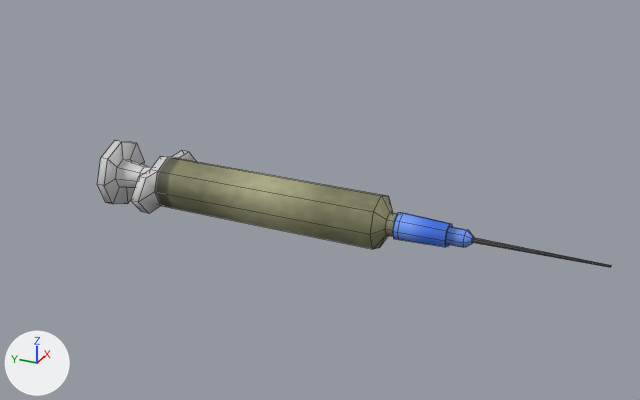
The FBX model Medications Against Misery/media/models_X/WorldItems/SyringeRedo.fbx, before and after one commit.
One viewpoint serves both versions: a 50 mm lens placed at (-0.002444, -0.001187, 0.001385), pointed at (0.000044, -0.000068, 0.00014). Lighting does not change. The marker at lower left points along +X, +Y and +Z. Mesh edges are drawn as thin lines.
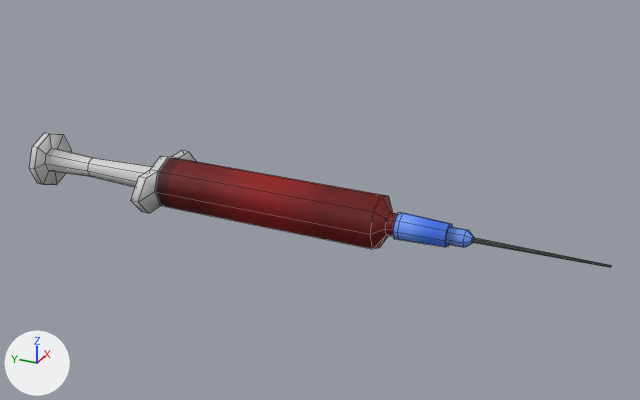
Where the change shows, as pixel boxes [x1, y1, x2, y2] in the pictures (640 x 400 px; the box of a moved part takes in the faces that stretch with it):
```json
{"object": "Cylinder", "change": "surface changed, reshaped", "before": [97, 140, 611, 267], "after": [29, 133, 611, 267], "on screen": "yellow to red, 13% wider"}
{"part": 1, "of": "me_cylinder", "change": "moved or reshaped", "before": [97, 140, 152, 204], "after": [29, 133, 153, 187]}
```

Scene script edits in JSON lines:
```json
{"op": "add", "block": "img_syringered_png", "code": ["img_syringered_png = load_image('SyringeRed.png', '../../textures/WorldItems/SyringeRed.png', 128, 128, 'sRGB')"]}
{"op": "set", "path": "mat_material_001.texture", "old": "img_syringebrow_png", "new": "img_syringered_png"}
{"block": "me_cylinder", "where": "# used by ob_cylinder; location = (0.0, 0.0, 0.0)"}
{"op": "remove", "block": "me_cylinder", "code": "me_cylinder.from_pydata(...)  # 164 vertices, 158 faces; spans x -0.00019..0.00019, y -0.00102..0.00073, z 0.0..0.00025"}
{"op": "add", "block": "me_cylinder", "code": "me_cylinder.from_pydata(...)  # 164 vertices, 158 faces; spans x -0.00019..0.00019, y -0.00102..0.00105, z 0.00002..0.00023"}
{"block": "me_cylinder", "change": "me_cylinder part 1: 32 of 164 vertices moved; they spanned x -0.00012..0.00012, y 0.00061..0.00073, z 0.0..0.00025 and now span x -0.0001..0.0001, y 0.00084..0.00105, z 0.00002..0.00023; mean shift (0.0, 0.0003, 0.0); largest move (0.0, 0.0007, 0.00025) -> (0.0, 0.00102, 0.00023)"}
```
